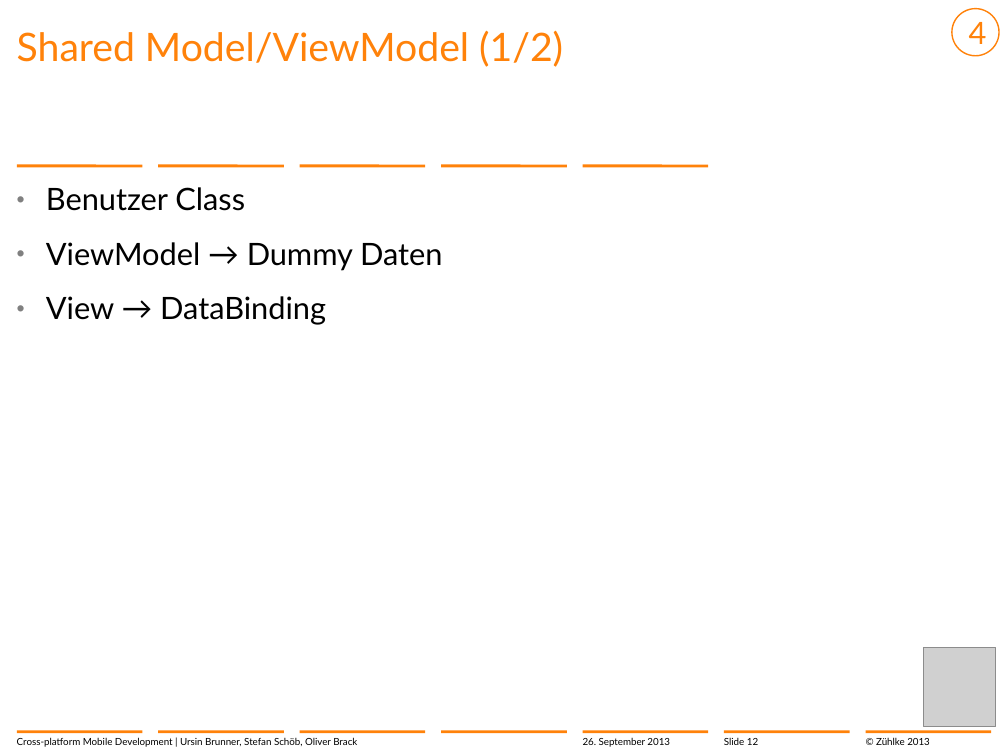
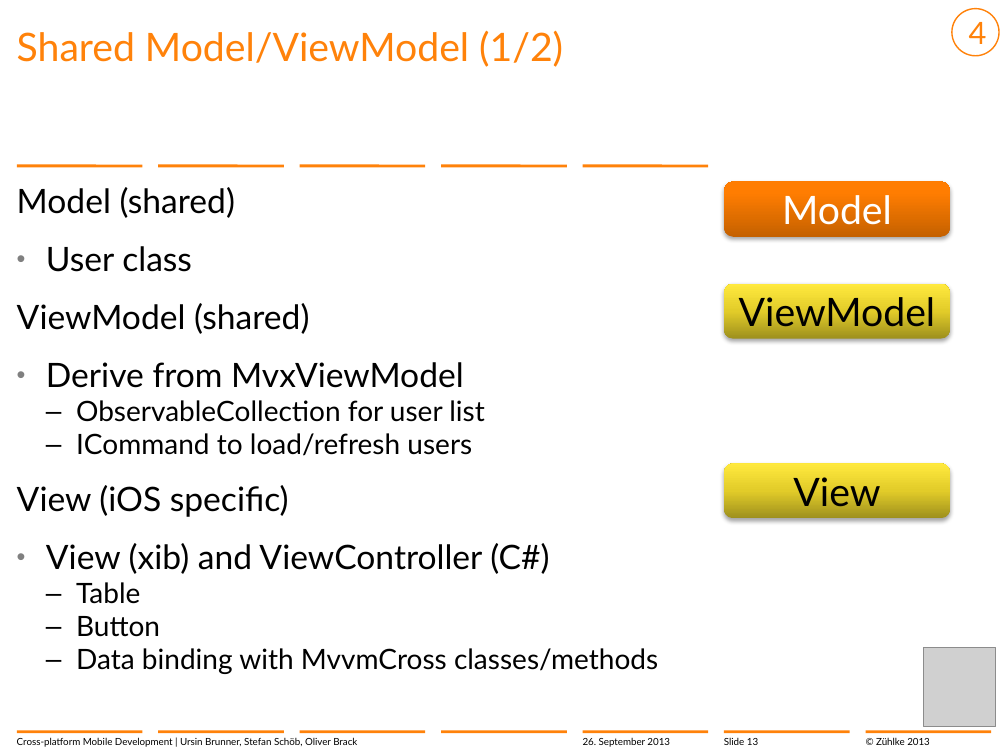
Before and after one commit to brunnurs/zxm, a slide deck: slide 13 of docs/13-09-26 Cross-platform mobile development with C#.pptx (slide 12 before the commit). Drawn at 1008x756 pixels with LibreOffice and Linux fonts; fonts in the diff are those of the drawing; grey boxes stand for pictures; background and template pictures are left out. Boxes give left, top, right and bottom in pixels: in the first picture for what was removed or moved away, otherwise in the second. Text is boxed around its words. In the diff, an @@ line names an element or a change of style, - is before the commit and + after.

```diff
--- a/docs/13-09-26 Cross-platform mobile development with C#.pptx
+++ b/docs/13-09-26 Cross-platform mobile development with C#.pptx
@@ text at bbox=[17, 187, 658, 674]: text changed; size 22 to 24 pt @@
-  • Benutzer Class
-  • ViewModel → Dummy Daten
-  • View → DataBinding
+Model (shared)
+  • User class
+ViewModel (shared)
+  • Derive from MvxViewModel
+    – ObservableCollection for user list
+    – ICommand to load/refresh users
+View (iOS specific)
+  • View (xib) and ViewController (C#)
+    – Table
+    – Button
+    – Data binding with MvvmCross classes/methods
@@ rounded rectangle added at bbox=[724, 181, 950, 237], fill gradient #C66100 to #FF7E02 to #FF7E03, 28 pt, text #FFFFFF @@
+Model
@@ rounded rectangle added at bbox=[724, 283, 950, 339], fill gradient #9F901D to #E2CD2A to #FFE93F, 28 pt, text #000000 @@
+ViewModel
@@ rounded rectangle added at bbox=[724, 464, 950, 519], fill gradient #9F901D to #E2CD2A to #FFE93F, 28 pt, text #000000 @@
+View
```
Also in this commit, not shown: 12 other slides changed, 1 slide added.
